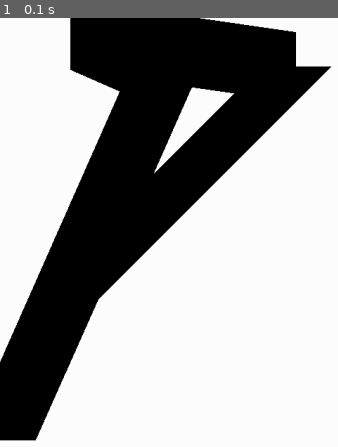
Above: before the commit, frame 1.
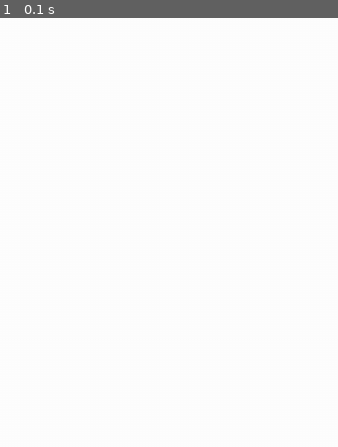
Above: after the commit, the same moment.

Repository: screenslaver4443/Pygame-school-tutorial-1
Game: pygame game, started from main.py
Two runs of this game, one before a commit and one after it. Both use one fixed random seed, a clock stepped at 60 frames per second and the inputs below.
Inputs:
- Up to frame 1 (0.1 s): no input

The runs differ from the first frame. In frame 1, 34% of the frame differs, in the area x 0-98%, y 0-99%.

Commit message:
Brought arrow back, commented both out.

Diff:
--- a/main.py
+++ b/main.py
@@ -74,8 +74,11 @@
     # pygame.draw.line(screen, YELLOW, [462, 190], [300, 300], 10)
     # pygame.draw.line(screen, YELLOW, [462, 415], [300, 300], 10)
 
-    ## Crazy Shape ##
-    pygame.draw.polygon(screen, BLACK, [(0,600), (230, 80), (100, 23), (420, 69), (89, 400)], 100 )
+    # ## Crazy Shape ##
+    # pygame.draw.polygon(screen, BLACK, [(0,600), (230, 80), (100, 23), (420, 69), (89, 400)], 100 )
+
+    # ## arrow ##
+    # pygame.draw.polygon(screen, BLACK, [(0,400), (200, 200), (400, 400), (200, 100), (0, 400)], 10 )
 
     pygame.display.flip()  # Update the screen with changes
 
